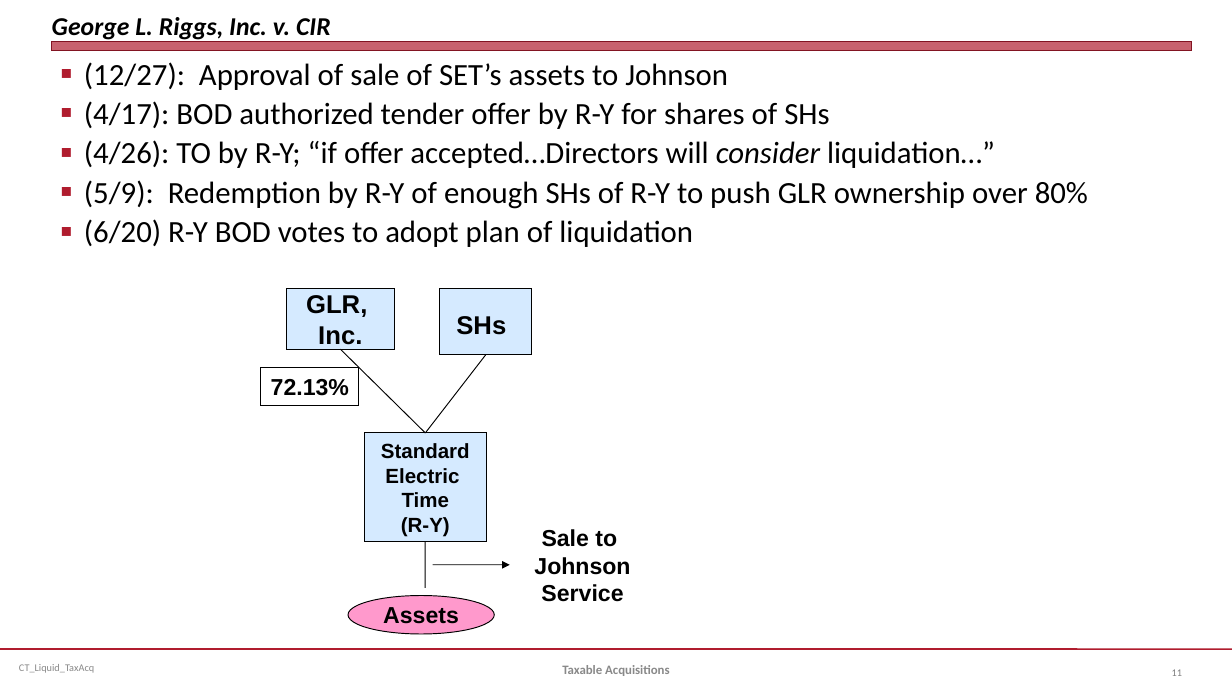
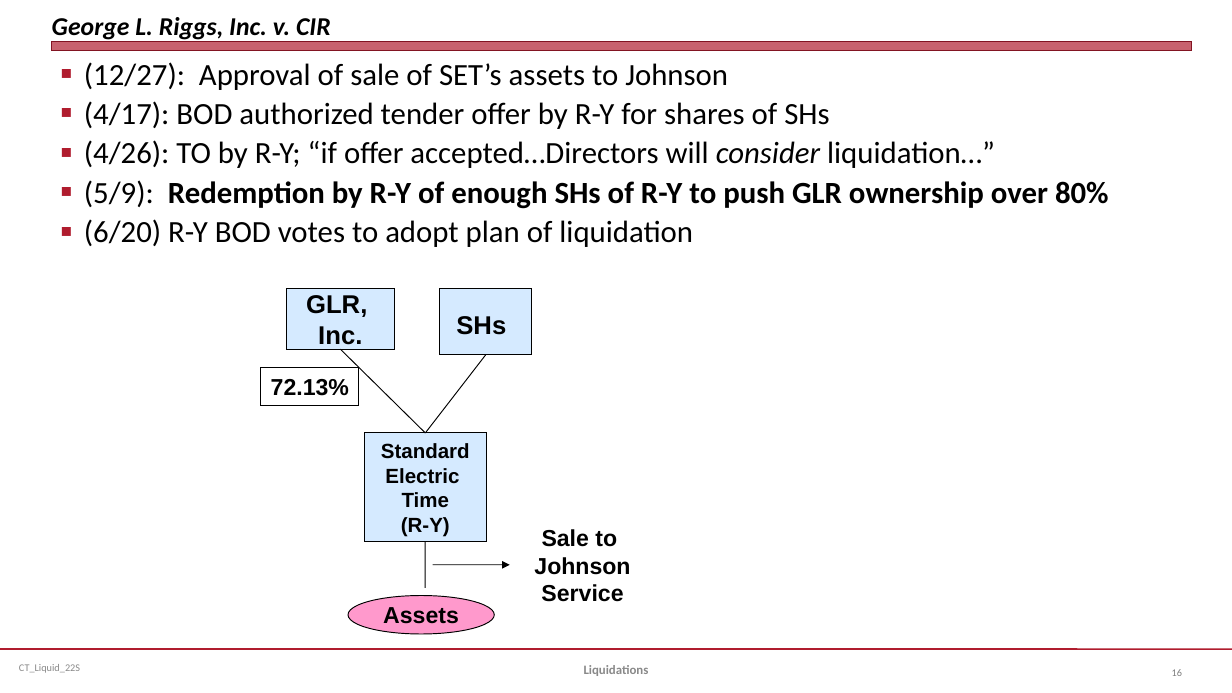
Before and after one commit to jmc877/Corporate-Tax, a slide deck: slide 16 of slides/CT_Liquid_22S.pptx (slide 11 before the commit). Drawn at 1232x693 pixels with LibreOffice and Linux fonts; fonts in the diff are those of the drawing. Boxes give left, top, right and bottom in pixels: in the first picture for what was removed or moved away, otherwise in the second. Text is boxed around its words. In the diff, an @@ line names an element or a change of style, - is before the commit and + after.

```diff
--- a/slides/CT_Liquid_22S.pptx
+++ b/slides/CT_Liquid_22S.pptx
@@ text at (84,180,1109,209): bold on in "Redemption by R-Y of enough SHs of ..." @@
@@ text at (19,664,80,673): text changed @@
-CT_Liquid_TaxAcq
+CT_Liquid_22S
@@ text at (584,665,649,676): text changed @@
-Taxable Acquisitions
+Liquidations
@@ page number at (1172,669,1182,676): text changed @@
-11
+16
```
Also in this commit, not shown: 14 other slides changed, 4 slides added, 16 slides removed, 2 other files.
